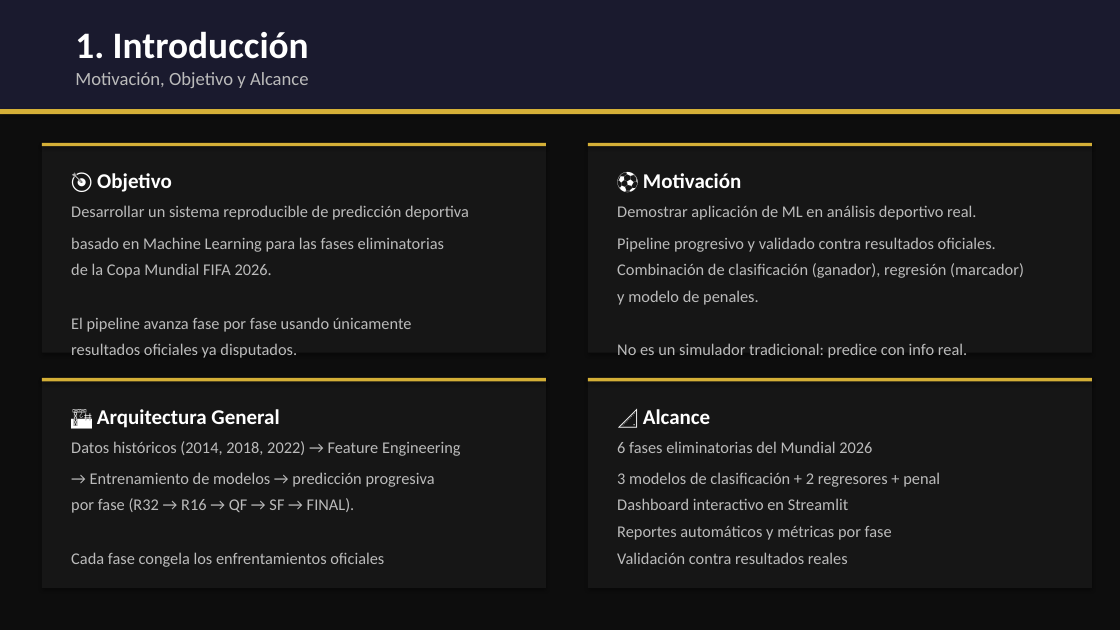
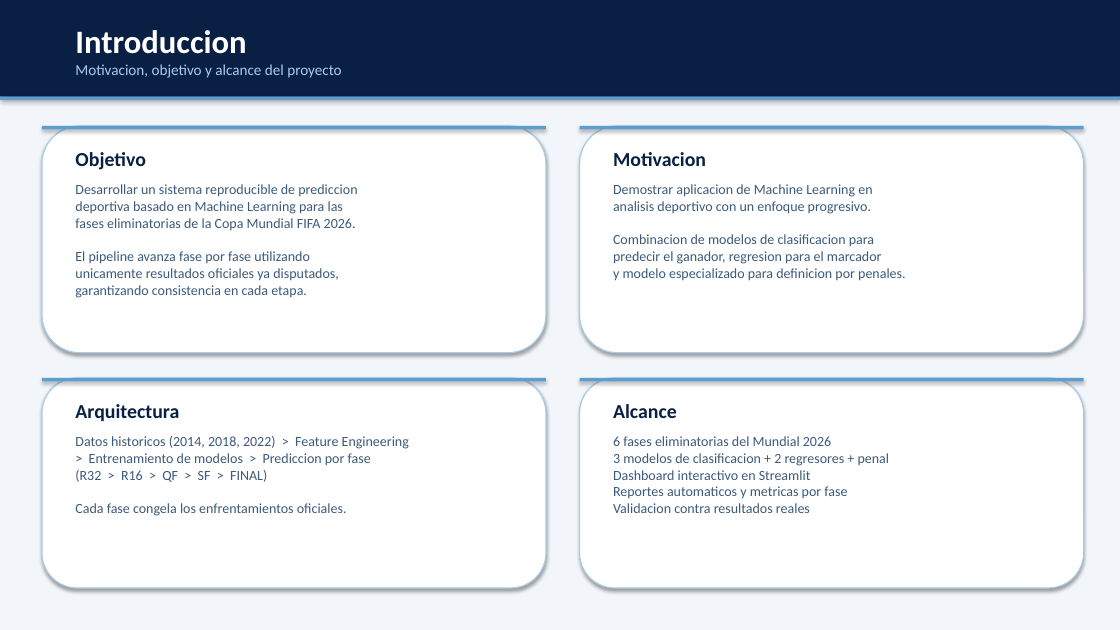
Before and after one commit to fernandoreynarodriguez647-cmd/Mundial_Predictor_regresion-, a slide deck: slide 3 of presentacion/Presentacion_Predictor_Mundial_2026.pptx. Drawn at 1120x630 pixels with LibreOffice and Linux fonts; fonts in the diff are those of the drawing. Boxes give left, top, right and bottom in pixels: in the first picture for what was removed or moved away, otherwise in the second. Text is boxed around its words. In the diff, an @@ line names an element or a change of style, - is before the commit and + after.

```diff
--- a/presentacion/Presentacion_Predictor_Mundial_2026.pptx
+++ b/presentacion/Presentacion_Predictor_Mundial_2026.pptx
@@ background #0D0D0D to #F2F5FA @@
@@ rectangle: place and size @@
-rectangle at box(0, 0, 1120, 109)
+rectangle at box(0, 0, 1120, 97)
@@ rectangle at box(0, 0, 1120, 97): fill #1A1A2E to #0A1F44 @@
@@ text "Introduccion" at box(75, 30, 246, 54): vertical alignment top to middle @@
@@ text "Motivacion, objetivo y alcance del ..." at box(75, 64, 341, 78): vertical alignment top to middle @@
@@ text at box(75, 30, 246, 54): text changed; size 32 to 28 pt @@
-1. Introducción
+Introduccion
@@ text at box(75, 64, 341, 78): text changed; size 16 to 13 pt; text colour #BBBBBB to #A8CCE8 @@
-Motivación, Objetivo y Alcance
+Motivacion, objetivo y alcance del proyecto
@@ rectangle: place and size @@
-rectangle at box(0, 109, 1120, 114)
+rectangle at box(0, 97, 1120, 100)
@@ rectangle: place and size @@
-rectangle at box(42, 143, 546, 146)
+rectangle at box(42, 126, 546, 129)
@@ rounded rectangle: place and size @@
-rounded rectangle at box(42, 143, 546, 353)
+rounded rectangle at box(42, 126, 546, 353)
@@ fill #D4AF37 to #5D9ECF in 5 elements at box(42, 378, 546, 381), box(580, 378, 1084, 381), box(0, 97, 1120, 100), box(42, 126, 546, 129), box(580, 126, 1084, 129) @@
@@ rectangle: place and size @@
-rectangle at box(588, 143, 1092, 146)
+rectangle at box(580, 126, 1084, 129)
@@ rectangle to rounded rectangle; fill #161616 to #FFFFFF; outline none to #A8CCE8 1 pt in 4 elements at box(42, 378, 546, 588), box(580, 378, 1084, 588), box(42, 126, 546, 353), box(580, 126, 1084, 353) @@
@@ rounded rectangle: place and size @@
-rounded rectangle at box(588, 143, 1092, 353)
+rounded rectangle at box(580, 126, 1084, 353)
@@ text at box(75, 152, 146, 170): text changed; size 18 to 17 pt; text colour #FFFFFF to #0A1F44 @@
-🎯 Objetivo
+Objetivo
@@ text at box(613, 152, 706, 166): text changed; size 18 to 17 pt; text colour #FFFFFF to #0A1F44 @@
-⚽ Motivación
+Motivacion
@@ text at box(75, 184, 357, 298): text changed; size 14 to 12 pt; text colour #BBBBBB to #3D5A7A @@
-Desarrollar un sistema reproducible de predicción deportiva
-basado en Machine Learning para las fases eliminatorias
-de la Copa Mundial FIFA 2026.
-El pipeline avanza fase por fase usando únicamente
-resultados oficiales ya disputados.
+Desarrollar un sistema reproducible de prediccion
+deportiva basado en Machine Learning para las
+fases eliminatorias de la Copa Mundial FIFA 2026.
+El pipeline avanza fase por fase utilizando
+unicamente resultados oficiales ya disputados,
+garantizando consistencia en cada etapa.
@@ text at box(613, 184, 905, 281): text changed; size 14 to 12 pt; text colour #BBBBBB to #3D5A7A @@
-Demostrar aplicación de ML en análisis deportivo real.
-Pipeline progresivo y validado contra resultados oficiales.
-Combinación de clasificación (ganador), regresión (marcador)
-y modelo de penales.
-No es un simulador tradicional: predice con info real.
+Demostrar aplicacion de Machine Learning en
+analisis deportivo con un enfoque progresivo.
+Combinacion de modelos de clasificacion para
+predecir el ganador, regresion para el marcador
+y modelo especializado para definicion por penales.
@@ rectangle: place and size @@
-rectangle at box(588, 378, 1092, 381)
+rectangle at box(580, 378, 1084, 381)
@@ rounded rectangle: place and size @@
-rounded rectangle at box(588, 378, 1092, 588)
+rounded rectangle at box(580, 378, 1084, 588)
@@ text at box(75, 404, 179, 421): text changed; size 18 to 17 pt; text colour #FFFFFF to #0A1F44 @@
-🏗️ Arquitectura General
+Arquitectura
@@ text at box(613, 404, 677, 418): text changed; size 18 to 17 pt; text colour #FFFFFF to #0A1F44 @@
-📐 Alcance
+Alcance
@@ text at box(75, 436, 409, 516): text changed; size 14 to 12 pt; text colour #BBBBBB to #3D5A7A @@
-Datos históricos (2014, 2018, 2022) → Feature Engineering
-→ Entrenamiento de modelos → predicción progresiva
-por fase (R32 → R16 → QF → SF → FINAL).
-Cada fase congela los enfrentamientos oficiales
+Datos historicos (2014, 2018, 2022) > Feature Engineering
+> Entrenamiento de modelos > Prediccion por fase
+(R32 > R16 > QF > SF > FINAL)
+Cada fase congela los enfrentamientos oficiales.
@@ text at box(613, 436, 890, 513): text changed; size 14 to 12 pt; text colour #BBBBBB to #3D5A7A @@
-6 fases eliminatorias del Mundial 2026
-3 modelos de clasificación + 2 regresores + penal
-Dashboard interactivo en Streamlit
-Reportes automáticos y métricas por fase
-Validación contra resultados reales
+6 fases eliminatorias del Mundial 2026
+3 modelos de clasificacion + 2 regresores + penal
+Dashboard interactivo en Streamlit
+Reportes automaticos y metricas por fase
+Validacion contra resultados reales
```
Also in this commit, not shown: 12 other slides changed, 3 slides added, 4 slides removed, 1 other file.
